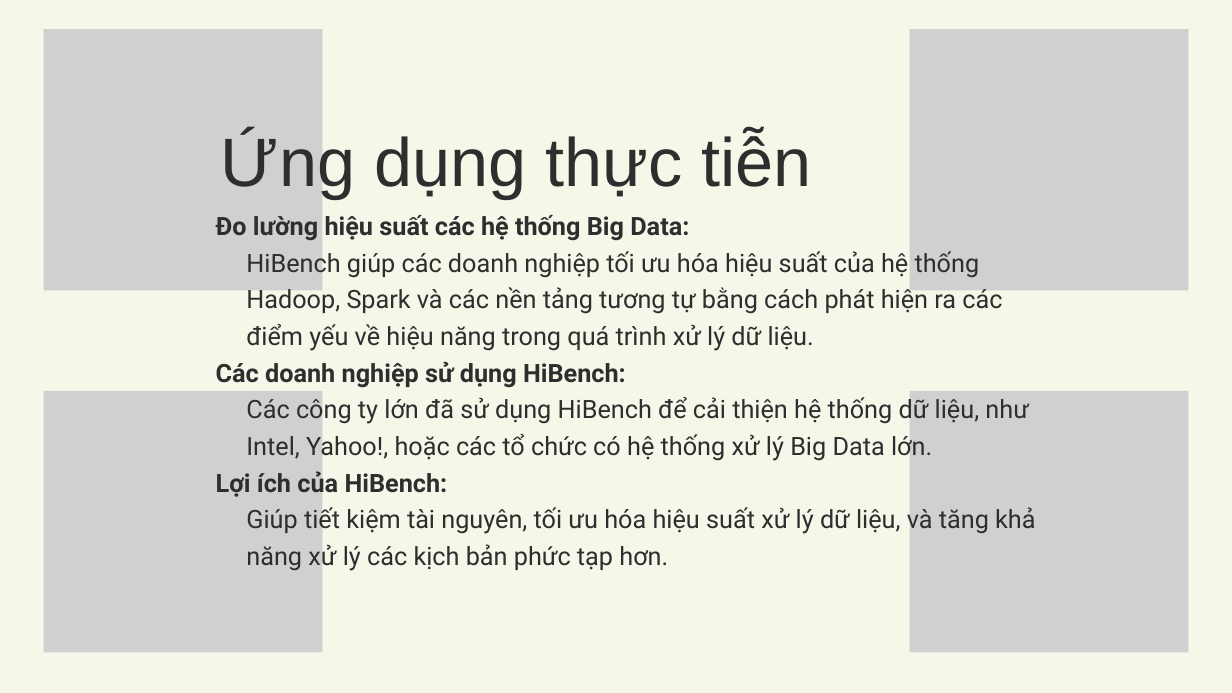
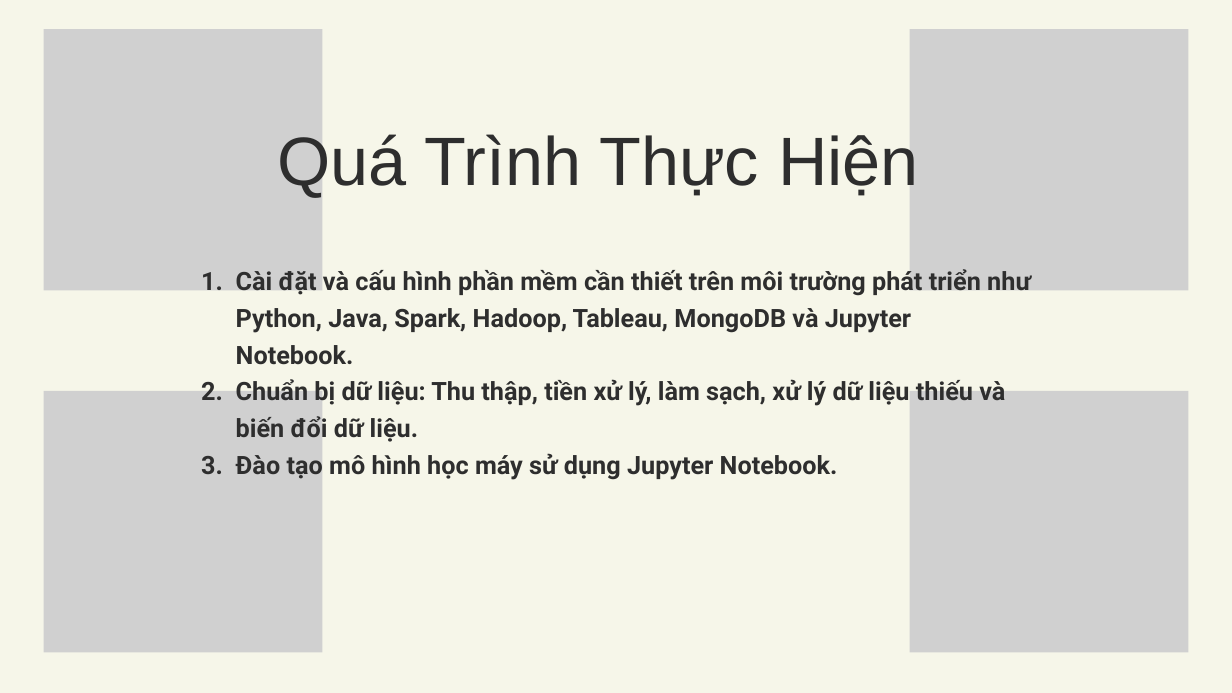
Before and after one commit to netprtony/BigDataProject, a slide deck: slide 5 of DoAnBigData.pptx. Drawn at 1232x693 pixels with LibreOffice and Linux fonts; fonts in the diff are those of the drawing; grey boxes stand for pictures. Boxes give left, top, right and bottom in pixels: in the first picture for what was removed or moved away, otherwise in the second. Text is boxed around its words. In the diff, an @@ line names an element or a change of style, - is before the commit and + after.

```diff
--- a/DoAnBigData.pptx
+++ b/DoAnBigData.pptx
@@ text at [277, 134, 919, 198]: text changed @@
-Ứng dụng thực tiễn
+Quá Trình Thực Hiện
@@ text at [236, 269, 1031, 480]: text changed; bold on @@
-  Đo lường hiệu suất các hệ thống Big Data:
-    HiBench giúp các doanh nghiệp tối ưu hóa hiệu suất của hệ thống Hadoop, Spark và các nền tảng tương tự bằng cách phát hiện ra các điểm yếu về hiệu năng trong quá trình xử lý dữ liệu.
-  Các doanh nghiệp sử dụng HiBench:
-    Các công ty lớn đã sử dụng HiBench để cải thiện hệ thống dữ liệu, như Intel, Yahoo!, hoặc các tổ chức có hệ thống xử lý Big Data lớn.
-  Lợi ích của HiBench:
-    Giúp tiết kiệm tài nguyên, tối ưu hóa hiệu suất xử lý dữ liệu, và tăng khả năng xử lý các kịch bản phức tạp hơn.
+  1. Cài đặt và cấu hình phần mềm cần thiết trên môi trường phát triển như Python, Java, Spark, Hadoop, Tableau, MongoDB và Jupyter Notebook.
+  2. Chuẩn bị dữ liệu: Thu thập, tiền xử lý, làm sạch, xử lý dữ liệu thiếu và biến đổi dữ liệu.
+  3. Đào tạo mô hình học máy sử dụng Jupyter Notebook.
```
Also in this commit, not shown: 2 other slides changed, 4 slides added, 5 slides removed, 2 other files.
